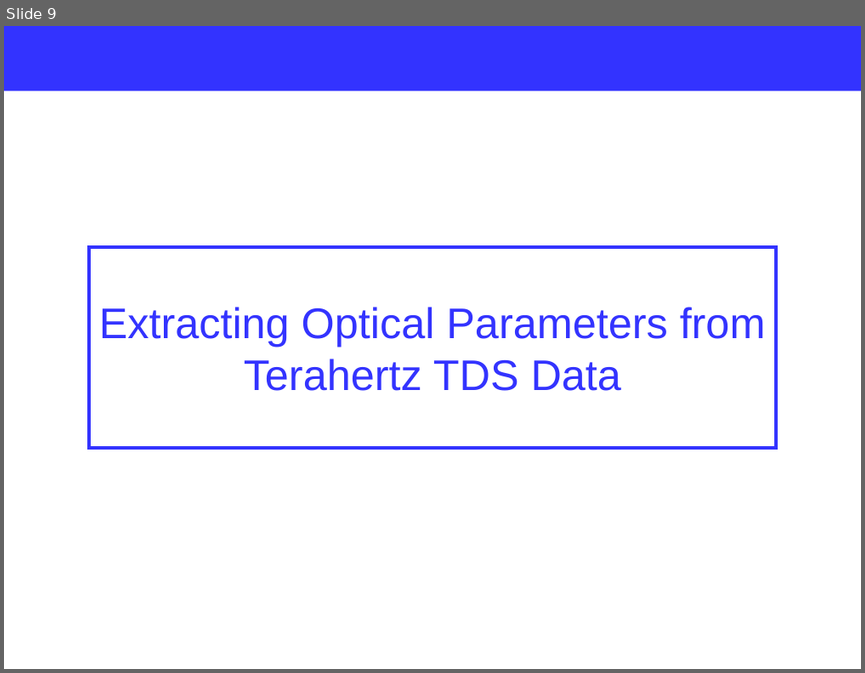
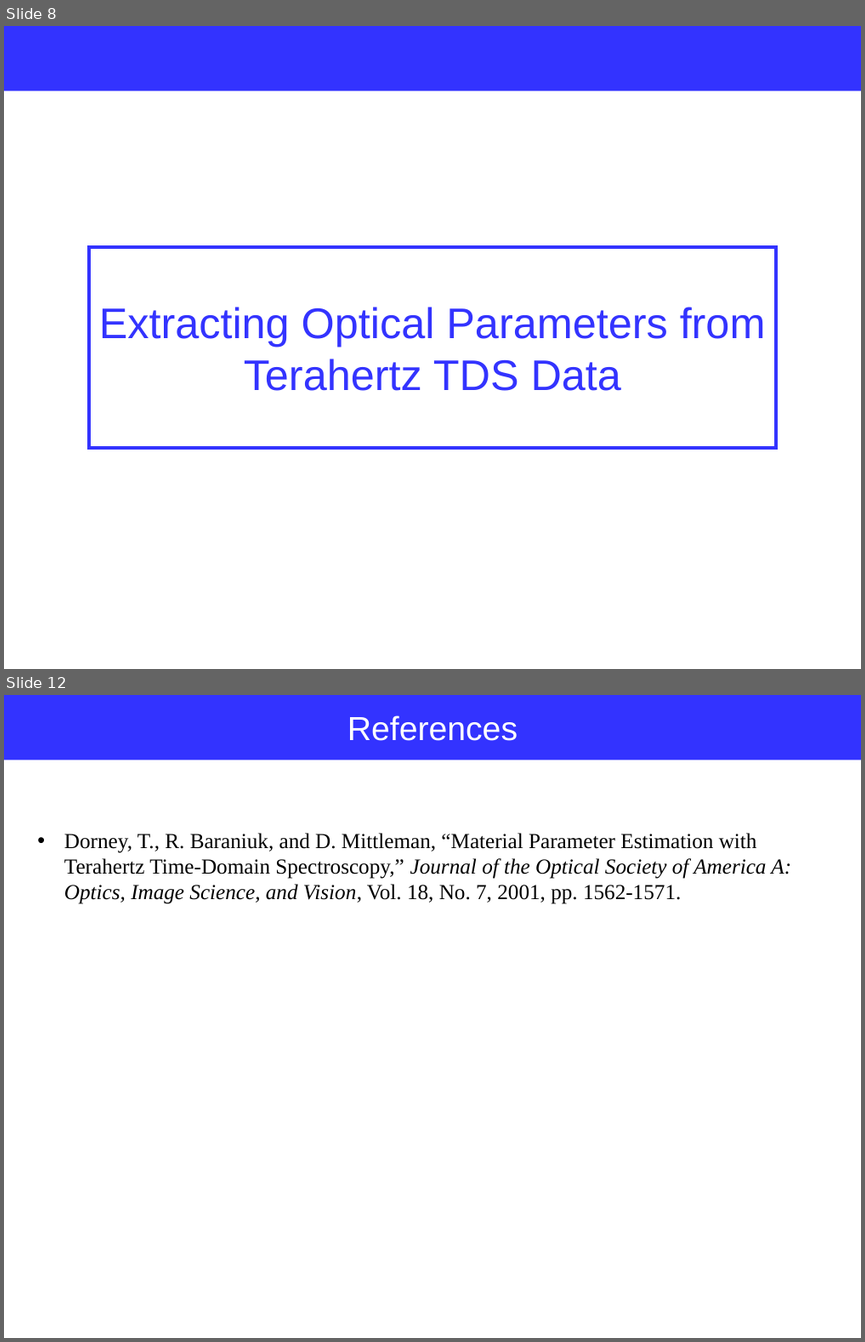
Before and after one commit to jglee96/NBTP_Lab, a slide deck: Terahertz Metrology/Ch2/Terahertz Metrology_Ch2.pptx. Shown one above the other, each under a label of ours: slide 9 before the commit, slides 8 and 12 after it; the slides between them are not shown. The pictures are 865x673 and 865x1342 pixels, drawn with LibreOffice and Linux fonts; fonts in the diff are those of the drawing. Boxes give left, top, right and bottom in pixels: in the first picture for what was removed or moved away, otherwise in the second. Text is boxed around its words. In the diff, an @@ line names an element or a change of style, - is before the commit and + after.

```diff
--- a/Terahertz Metrology/Ch2/Terahertz Metrology_Ch2.pptx
+++ b/Terahertz Metrology/Ch2/Terahertz Metrology_Ch2.pptx
@@ slide 12 added at box(4, 695, 861, 1338), background #FFFFFF @@
@@ rectangle added at box(4, 695, 861, 760), fill #3333FF, 28 pt, text #FFFFFF @@
+References
@@ text added at box(64, 833, 791, 904), 18 pt, text #000000 @@
+• Dorney, T., R. Baraniuk, and D. Mittleman, “Material Parameter Estimation with Terahertz Time-Domain Spectroscopy,” Journal of the Optical Society of America A: Optics, Image Science, and Vision, Vol. 18, No. 7, 2001, pp. 1562-1571.
@@ what was slide 9 is now slide 8 @@
```
Also in this commit, not shown: 2 slides changed, 2 other slides added, 2 slides removed, 5 other files.
